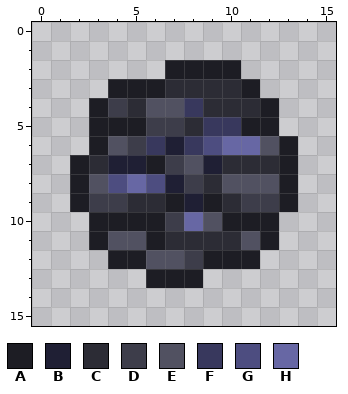
A pixel-art sprite gets an edit: items/materials/lightlessrockicon.png. This is how it looked before the edit.
The file is 16x16 pixels. Colours within 5 levels of each other are drawn and written as one.
Palette (. is transparent): A #1d1d24  B #1f1f34  C #2c2c35  D #3d3d4a  E #515161  F #38385d  G #4d4d80  H #6767a4
Pixels before, first column x 2:
 2 .....AAAA...
 3 ..AAACCCCA..
 4 .ADCEEFCCCA.
 5 .AAADDCFFAA.
 6 .AEDFBFGHHEA
 7 ACBBADEBCCCA
 8 AEGHGBDCEEEA
 9 ADDCCABACDDA
10 .AAAADHEAAA.
11 .AEEACCCCEA.
12 ..AAEEDAAA..
13 ....AAA.....
New version:
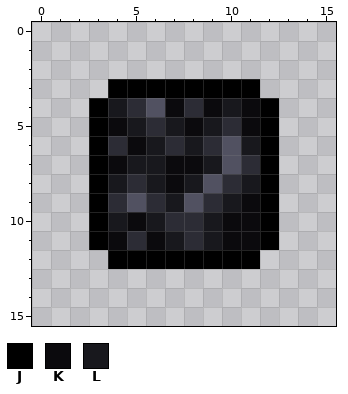
Colours new in this view: J #000000  K #0b0a0d  L #18181d
Difference:
Changed rows in their new state; - is an unchanged pixel.
first column x 2:
 2 -----....---
 3 --JJJJJJJJ--
 4 -JL--KCKLKJ-
 5 -JKLCLKLCKJ-
 6 -JCKLCLCELJ.
 7 .JKLLKKLE-J.
 8 .JLCLKLECLJ.
 9 .JCE-LECLKJ.
10 -JLKLCCLKKJ-
11 -JKCKL-LKKJ-
12 --JJJJJJJJ--
13 ----...-----
Where, in picture pixels (left, top, right, bottom), the same in both pictures:
changed: (70, 60, 298, 288)
